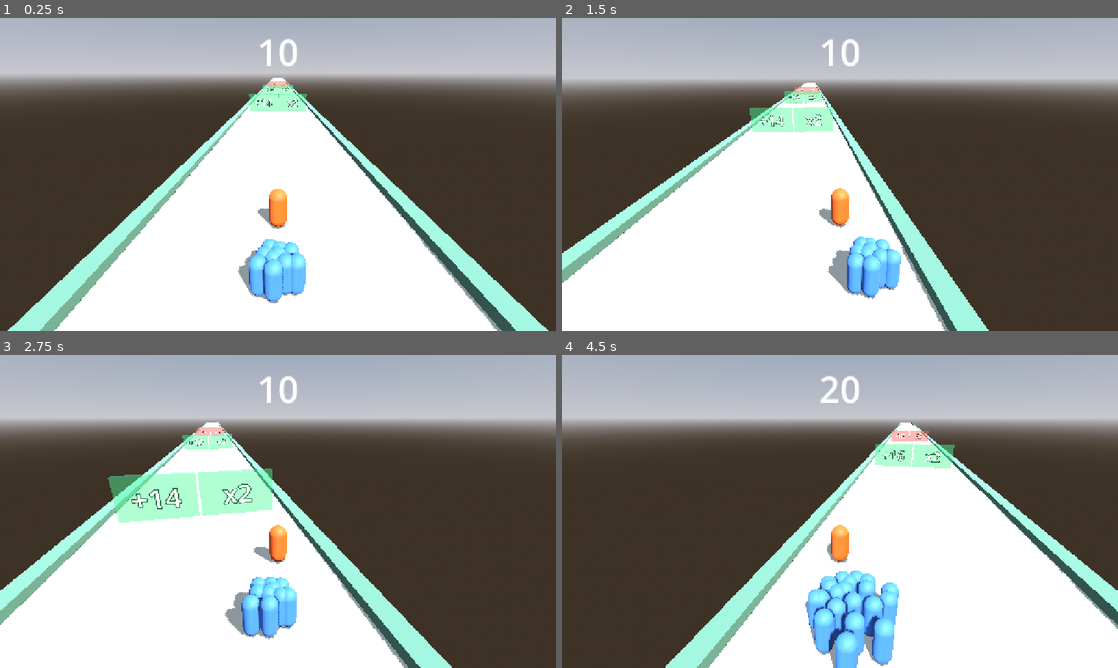
Above: before the commit, frames 1-4 (two rows, left to right).
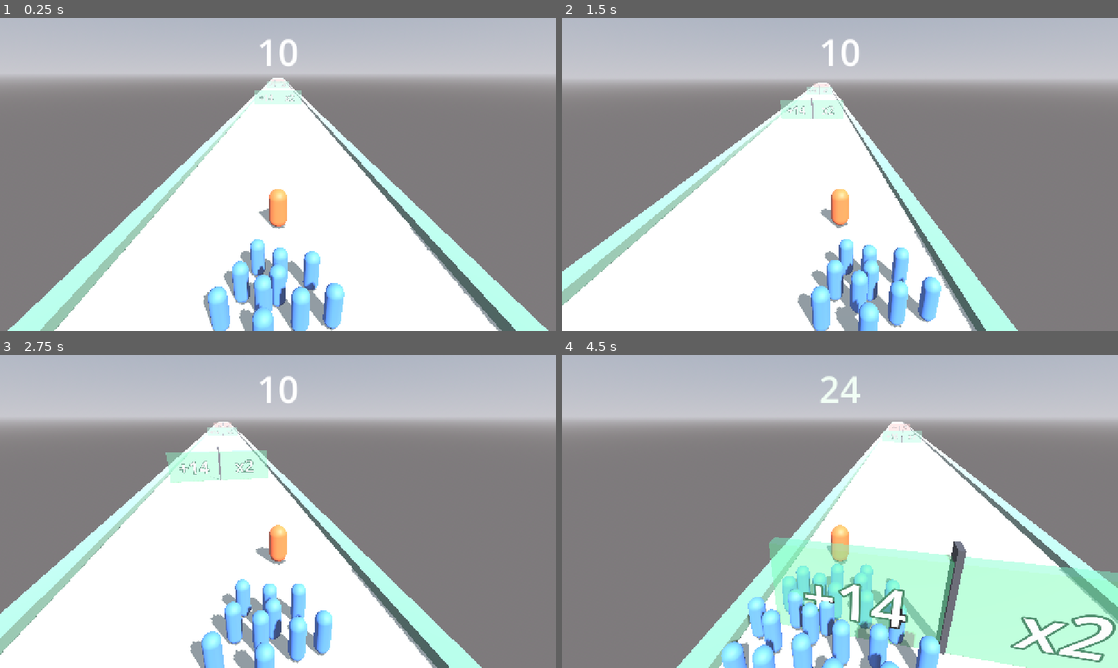
Above: after the commit, the same moments.

Repository: 3runorocha/COMP381-Projeto
Game: Godot game, scene res://scenes/Main.tscn
The game is run twice, just before and just after one commit, with the same random seed, the same clock (stepped at 60 frames per second) and the same inputs.
Inputs (mouse positions are in pixels of both pictures, inside the frame that each line leads up to):
- Up to frame 1 (0.25 s): no input
- Up to frame 2 (1.5 s): move the mouse to (962, 158) at 0.52 s; hold Right (mover_direita) 0.53-1.28 s; click (962, 158) at 0.67 s; move the mouse to (728, 190) at 1.27 s; hold Left (mover_esquerda) from 1.28 s (still down)
- Up to frame 3 (2.75 s): move the mouse to (333, 442) at 2.02 s; release Left (mover_esquerda) at 2.03 s; hold Right (mover_direita) from 2.03 s (still down)
- Up to frame 4 (4.5 s): move the mouse to (812, 574) at 2.77 s; click (812, 574) at 2.92 s; move the mouse to (1006, 558) at 3.52 s; release Right (mover_direita) at 3.53 s; hold Left (mover_esquerda) from 3.53 s (still down); move the mouse to (673, 464) at 4.27 s

The runs differ from the first frame. In frame 1, 50% of the frame differs, in the area x 0-100%, y 19-100%; in frame 2, 55%; in frame 3, 57%; in frame 4, 66%, in the area x 0-100%, y 6-100%.

Commit message:
Corrige sobreposicao do cordao e espacamento da pista
Os guerreiros se interpenetravam. Em espiral de angulo aureo a distancia
entre vizinhos e o proprio espalhamento, e 0.34 era menor que o diametro
do corpo. Espalhamento passa a 0.55 com piso de escala em 1.0, porque
encolher abaixo da base voltava a sobrepor com o cordao pequeno.

Pares de portoes agora a 65 unidades um do outro, contra 40, e cada par
ganha um divisor central. O divisor e so visual: dar folga entre os dois
portoes deixaria o jogador escapar dos pares negativos pelo meio.

Faixa lateral do jogador reduzida para 4.0: com 5.0 o cordao de tras saia
da pista quando o lider ia para a beirada.

Neblina e sombra direcional limitada a 55 unidades, para a pista nao
cintilar no ponto do horizonte onde a geometria vira uma linha.

Co-Authored-By: Claude Opus 5 <noreply@anthropic.com>

Diff:
--- a/scenes/GatePair.tscn
+++ b/scenes/GatePair.tscn
@@ -1,10 +1,22 @@
-[gd_scene load_steps=3 format=3]
+[gd_scene load_steps=5 format=3]
 
 [ext_resource type="Script" path="res://scripts/gate_pair.gd" id="1_pair"]
 [ext_resource type="PackedScene" path="res://scenes/Gate.tscn" id="2_gate"]
 
+[sub_resource type="BoxMesh" id="Malha_divisor"]
+size = Vector3(0.18, 3.4, 0.5)
+
+[sub_resource type="StandardMaterial3D" id="Mat_divisor"]
+albedo_color = Color(0.18, 0.18, 0.2, 1)
+roughness = 0.8
+
 [node name="GatePair" type="Node3D"]
 script = ExtResource("1_pair")
+
+[node name="Divisor" type="MeshInstance3D" parent="."]
+transform = Transform3D(1, 0, 0, 0, 1, 0, 0, 0, 1, 0, 1.7, 0)
+mesh = SubResource("Malha_divisor")
+material_override = SubResource("Mat_divisor")
 
 [node name="Esquerda" parent="." instance=ExtResource("2_gate")]
 transform = Transform3D(1, 0, 0, 0, 1, 0, 0, 0, 1, -2.6, 1.5, 0)
--- a/scenes/Guerreiro.tscn
+++ b/scenes/Guerreiro.tscn
@@ -1,7 +1,7 @@
 [gd_scene load_steps=3 format=3]
 
 [sub_resource type="CapsuleMesh" id="Malha_guerreiro"]
-radius = 0.28
+radius = 0.24
 height = 1.4
 
 [sub_resource type="StandardMaterial3D" id="Mat_guerreiro"]
--- a/scenes/Main.tscn
+++ b/scenes/Main.tscn
@@ -19,6 +19,10 @@
 ambient_light_source = 3
 reflected_light_source = 2
 tonemap_mode = 2
+fog_enabled = true
+fog_light_color = Color(0.66, 0.66, 0.69, 1)
+fog_density = 0.0075
+fog_sky_affect = 0.25
 
 [sub_resource type="StandardMaterial3D" id="Mat_pista"]
 albedo_color = Color(0.82, 0.78, 0.7, 1)
@@ -37,6 +41,7 @@
 transform = Transform3D(0.866025, -0.353553, 0.353553, 0, 0.707107, 0.707107, -0.5, -0.612372, 0.612372, 0, 14, 0)
 light_energy = 1.1
 shadow_enabled = true
+directional_shadow_max_distance = 55.0
 
 [node name="Pista" type="CSGBox3D" parent="."]
 transform = Transform3D(1, 0, 0, 0, 1, 0, 0, 0, 1, 0, -0.25, -200)
@@ -57,16 +62,16 @@
 material = SubResource("Mat_borda")
 
 [node name="Par1" parent="." instance=ExtResource("3_par")]
-transform = Transform3D(1, 0, 0, 0, 1, 0, 0, 0, 1, 0, 0, -40)
+transform = Transform3D(1, 0, 0, 0, 1, 0, 0, 0, 1, 0, 0, -50)
 
 [node name="Par2" parent="." instance=ExtResource("3_par")]
-transform = Transform3D(1, 0, 0, 0, 1, 0, 0, 0, 1, 0, 0, -80)
+transform = Transform3D(1, 0, 0, 0, 1, 0, 0, 0, 1, 0, 0, -115)
 
 [node name="Esquerda" parent="Par2" index="0"]
 valor = 16
 
 [node name="Par3" parent="." instance=ExtResource("3_par")]
-transform = Transform3D(1, 0, 0, 0, 1, 0, 0, 0, 1, 0, 0, -120)
+transform = Transform3D(1, 0, 0, 0, 1, 0, 0, 0, 1, 0, 0, -180)
 
 [node name="Esquerda" parent="Par3" index="0"]
 operacao = 1
--- a/scripts/crowd_manager.gd
+++ b/scripts/crowd_manager.gd
@@ -14,10 +14,11 @@
 
 @export var lider_path: NodePath = ^"../Player"
 @export var cena_guerreiro: PackedScene
-## Raio base da formacao, antes da escala por contagem.
-@export var espalhamento_base: float = 0.34
+## Distancia entre vizinhos na espiral. Precisa ser maior que o diametro do
+## corpo (2 x 0.24 = 0.48), senao os guerreiros se interpenetram.
+@export var espalhamento_base: float = 0.55
 ## Quanto o cordao fica atras do lider.
-@export var recuo: float = 2.2
+@export var recuo: float = 3.0
 ## Altura do centro do corpo dos guerreiros.
 @export var altura: float = 0.7
 ## Quao rapido os corpos perseguem sua vaga na formacao.
@@ -26,7 +27,7 @@
 var _lider: Node3D = null
 var _corpos: Array[Node3D] = []
 var _visiveis: int = 0
-var _espalhamento: float = 0.34
+var _espalhamento: float = 0.55
 
 
 func _ready() -> void:
@@ -65,7 +66,9 @@
     # A contagem entra no raio pela raiz: dobrar o cordao nao dobra a largura,
     # so a area. E o mesmo que o olho espera de gente se juntando.
     var escala := sqrt(float(maxi(contagem, 1))) / sqrt(float(MAX_VISIVEL))
-    _espalhamento = espalhamento_base * clampf(escala, 0.6, 1.8)
+    # O piso e 1.0 de proposito: espalhamento_base ja vale o diametro do
+    # corpo, entao encolher abaixo disso volta a sobrepor os guerreiros.
+    _espalhamento = espalhamento_base * clampf(escala, 1.0, 1.25)
 
     for i in MAX_VISIVEL:
         var corpo := _corpos[i]
--- a/scripts/player_controller.gd
+++ b/scripts/player_controller.gd
@@ -22,7 +22,7 @@
 ## Velocidade maxima do deslocamento lateral.
 @export var velocidade_lateral: float = 10.0
 ## Metade da largura util da pista. O alvo lateral nunca passa disso.
-@export var meia_largura_pista: float = 5.0
+@export var meia_largura_pista: float = 4.0
 ## Quanto o movimento do mouse desloca o alvo lateral.
 @export var sensibilidade_mouse: float = 0.012
 ## Quao rapido a posicao real persegue o alvo. Maior = mais seco.
